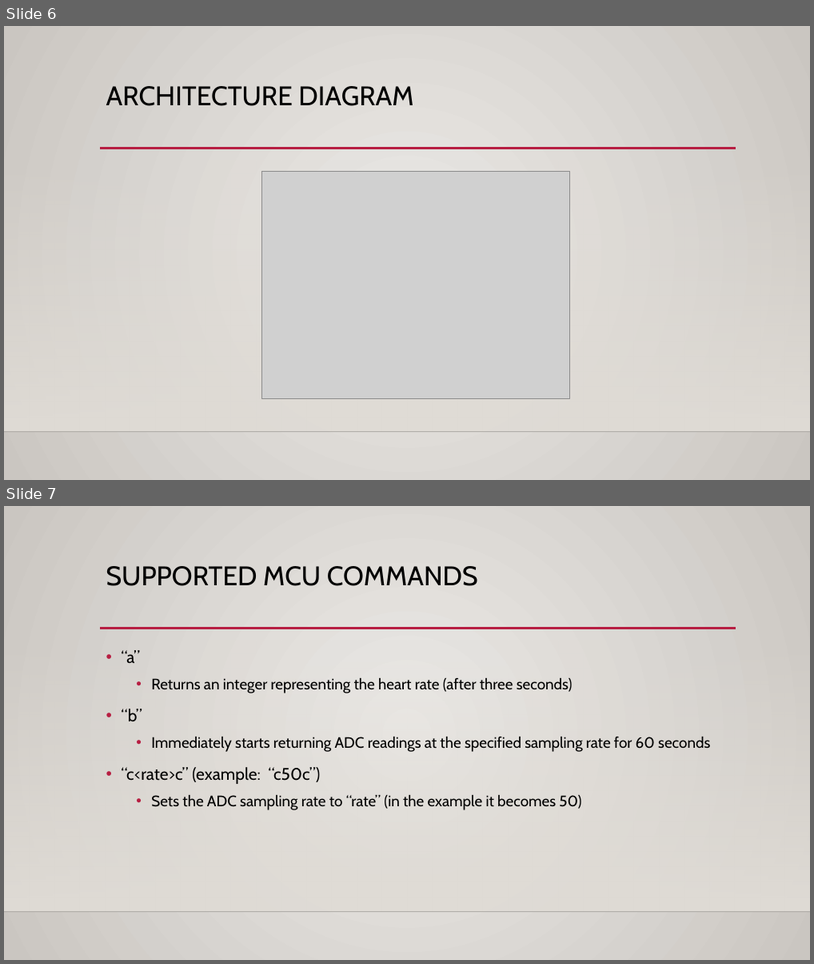
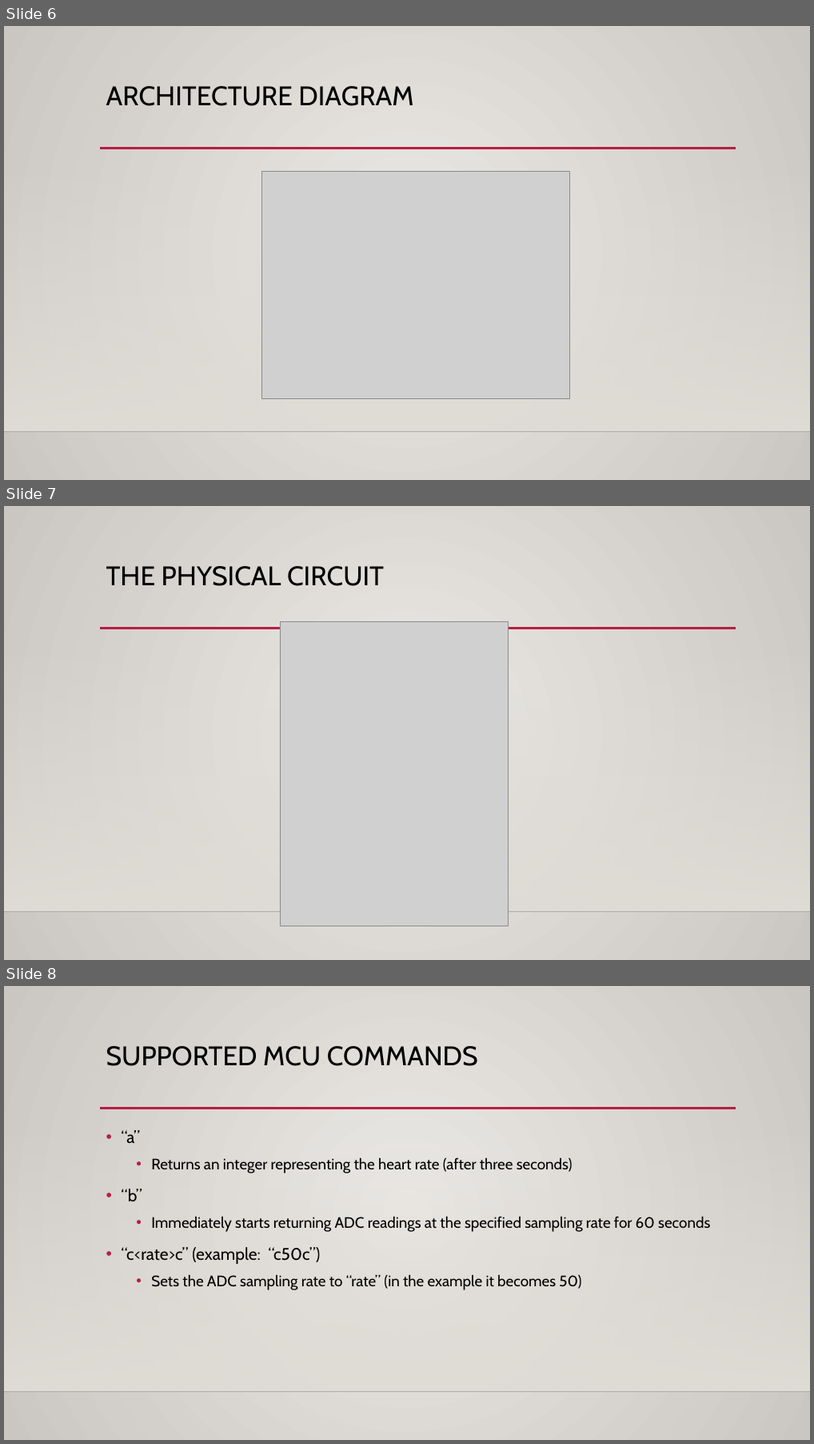
Before and after one commit to theRadFad/HeartMonitor, a slide deck: ECG Heart Monitor.pptx. Shown one above the other, each under a label of ours: slides 6 and 7 before the commit, slides 6, 7 and 8 after it. The pictures are 814x964 and 814x1444 pixels, drawn with LibreOffice and Linux fonts; fonts in the diff are those of the drawing; grey boxes stand for pictures; background and template pictures are left out. Boxes give left, top, right and bottom in pixels: in the first picture for what was removed or moved away, otherwise in the second. Text is boxed around its words. In the diff, an @@ line names an element or a change of style, - is before the commit and + after.

```diff
--- a/ECG Heart Monitor.pptx
+++ b/ECG Heart Monitor.pptx
@@ slide 7 added at <box>4,506,810,960</box>, background gradient #ECEAE7 to #CAC7C1; not listed: 3 template elements that a slide beside it also shows @@
@@ title added at <box>106,566,384,586</box>, 32 pt, text #000000 @@
+THE PHYSICAL CIRCUIT
@@ picture added at <box>280,621,508,926</box> @@
@@ what was slide 7 is now slide 8 @@
```
Also in this commit, not shown: 3 slides changed, 1 slide removed.
